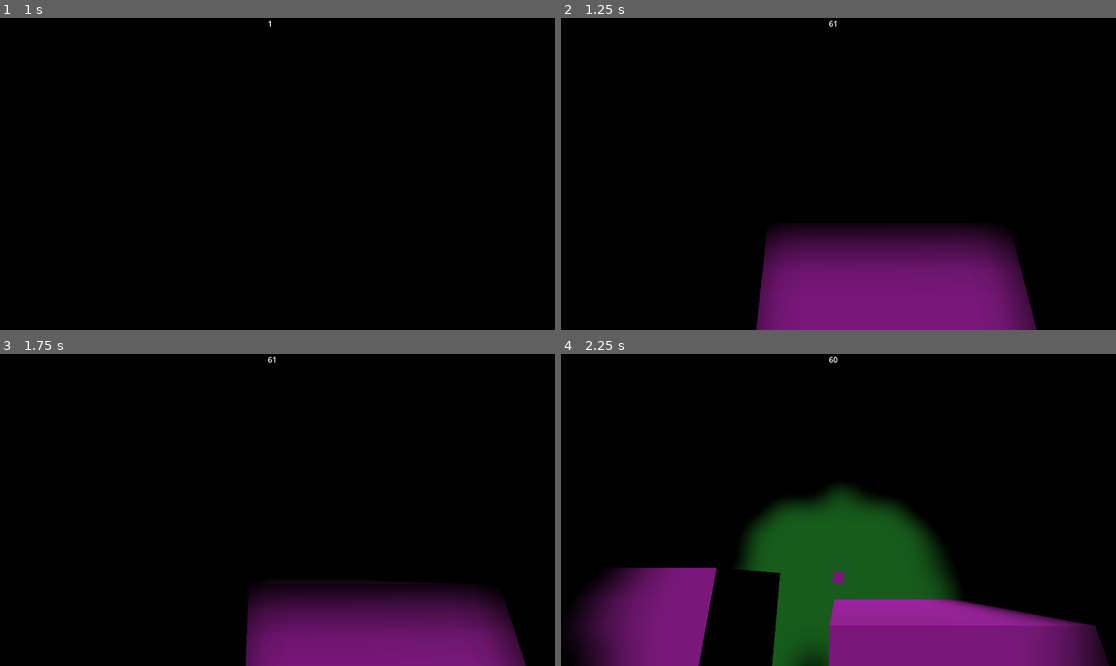
Above: before the commit, frames 1-4 (two rows, left to right).
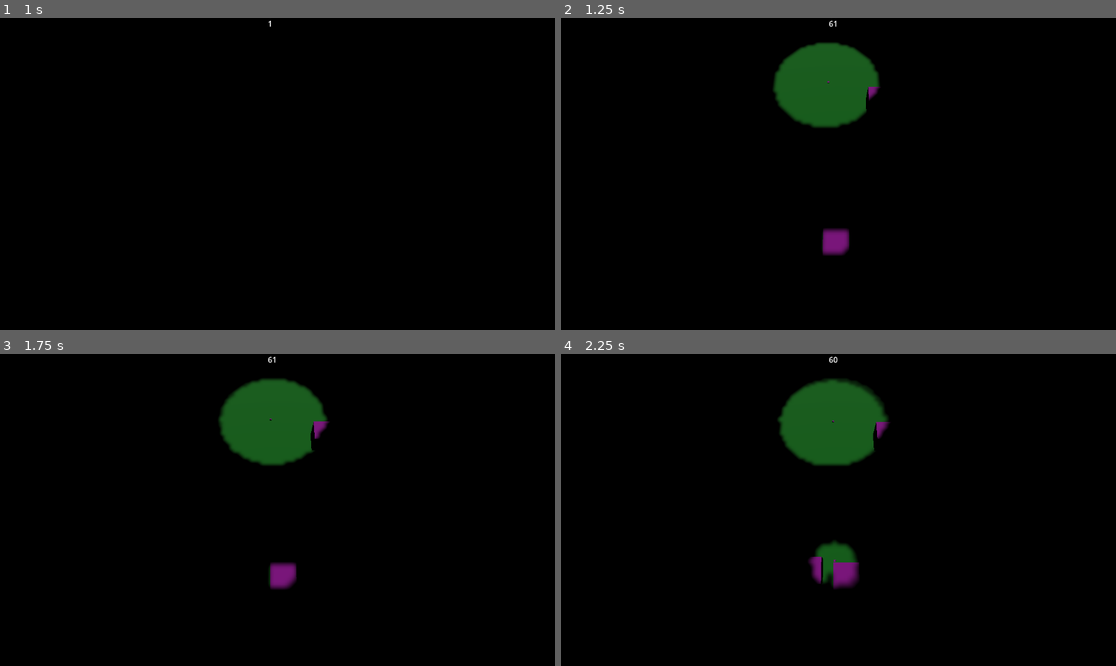
Above: after the commit, the same moments.

Repository: maddeem/Top-Down-Shooter
Game: Godot game, scene res://Scenes/WorldScene.tscn
Same seed, same stepped clock (60 frames per second), same inputs: the game is played once before the commit and once after it.
Inputs (mouse positions are in pixels of both pictures, inside the frame that each line leads up to):
- Up to frame 1 (1 s): tap Enter at 0.5 s; move the mouse to (399, 158) at 0.52 s
- Up to frame 2 (1.25 s): no input
- Up to frame 3 (1.75 s): move the mouse to (166, 525) at 1.27 s
- Up to frame 4 (2.25 s): move the mouse to (894, 441) at 2.02 s

Frame 1 is identical in both runs. In frame 2, 19% of the frame differs, in the area x 35-86%, y 7-100%; in frame 3, 16%; in frame 4, 33%, in the area x 2-99%, y 7-100%.

Commit message:
Yugeeeee Performance Gains

Diff:
--- a/Top Down Shooter/Materials/Shaders/FogReactiveOverlay.gdshader
+++ b/Top Down Shooter/Materials/Shaders/FogReactiveOverlay.gdshader
@@ -5,27 +5,9 @@
 global uniform vec2 InverseFogDimensions;
 uniform float blurRadius = 1.5;
 
-vec4 blur2(vec2 uv){
-    vec4 result = vec4(0.0);
-    // Horizontal blur pass
-    for (float x = -blurRadius; x <= blurRadius; x++){
-        result += texture(FogDataLocal, uv + vec2(x * InverseFogDimensions.x, 0.0));
-    }
-    result /= (2.0 * blurRadius + 1.0);
-    // Vertical blur pass
-    vec4 finalColor = vec4(0.0);
-    for (float y = -blurRadius; y <= blurRadius; y++){
-        finalColor += texture(FogDataLocal, uv + vec2(0.0, y * InverseFogDimensions.y));
-    }
-    finalColor /= (2.0 * blurRadius + 1.0);
-    return finalColor;
-}
-
 vec4 blur(vec2 uv){
     vec4 result = vec4(0.0);
     float totalWeight = 0.0;
-
-    // Calculate the weights for the Gaussian kernel
     for (float x = -blurRadius; x <= blurRadius; x++){
         for (float y = -blurRadius; y <= blurRadius; y++){
             float dist = length(vec2(x, y));
@@ -34,11 +16,7 @@
             totalWeight += weight;
         }
     }
-
-    // Normalize the result by dividing by the total weight
-    result /= totalWeight;
-
-    return result;
+    return result /= totalWeight;
 }
 
 void fragment() {
--- a/Top Down Shooter/Materials/Shaders/PlayerFogOfWar.gdshader
+++ b/Top Down Shooter/Materials/Shaders/PlayerFogOfWar.gdshader
@@ -22,11 +22,6 @@
 		float( (value >> 8) & 0xFF) / 255.0,
 		float(value & 0xFF) / 255.0
 	);
-}
-
-int color_to_bit(vec3 color){
-	ivec3 new = ivec3(round(color * 255.0));
-	return (new.x << 16) | (new.y << 8) | new.z;
 }
 
 bool bresenham(ivec2 p0, ivec2 p1,vec2 scaler, float height){
@@ -67,7 +62,7 @@
 		vec3 circleData = visiblity_data[i];
 		vec2 d = uv-circlePos.xy;
 		d *= d;
-		if (d.x + d.y < circlePos.z * circlePos.z) {
+		if ((bit_color & int(circleData.y)) == 0 && d.x + d.y < circlePos.z * circlePos.z) {
 			if (bresenham(ivec2(circlePos.xy),iuv,scaler,circleData.x)){
 				bit_color = bit_color | int(circleData.y);
 				color = bit_to_color(bit_color);
--- a/Top Down Shooter/Scenes/WorldScene.tscn
+++ b/Top Down Shooter/Scenes/WorldScene.tscn
@@ -29,11 +29,11 @@
 
 [node name="FogOfWar" parent="." instance=ExtResource("1_0tx6p")]
 Update_Period = 0.1
-Dimensions = Vector2i(256, 256)
+Dimensions = Vector2i(512, 512)
 Fog_Explored_Color = Color(0, 0, 0, 0.501961)
 
 [node name="Camera3D" type="Camera3D" parent="."]
-transform = Transform3D(1, 0, 0, 0, 0.316063, 0.948738, 0, -0.948738, 0.316063, 0, 20, 0)
+transform = Transform3D(1, 0, 0, 0, 0.316063, 0.948738, 0, -0.948738, 0.316063, 0, 100, 0)
 current = true
 
 [node name="FPS Label" type="Label" parent="."]
@@ -93,6 +93,14 @@
 [node name="MeshInstance3D" type="MeshInstance3D" parent="VisibilityModifier"]
 mesh = SubResource("BoxMesh_snyts")
 
+[node name="VisibilityModifier2" parent="." instance=ExtResource("4_b1s07")]
+transform = Transform3D(0.0348995, 0, 0.999391, 0, 1, 0, -0.999391, 0, 0.0348995, -3.06127, 0, -96.6931)
+Radius = 32
+Owner = 2
+
+[node name="MeshInstance3D" type="MeshInstance3D" parent="VisibilityModifier2"]
+mesh = SubResource("BoxMesh_snyts")
+
 [node name="DirectionalLight3D" type="DirectionalLight3D" parent="."]
 transform = Transform3D(1, 0, 0, 0, -0.699189, 0.714937, 0, -0.714937, -0.699189, 0, 57.0787, 0)
 
